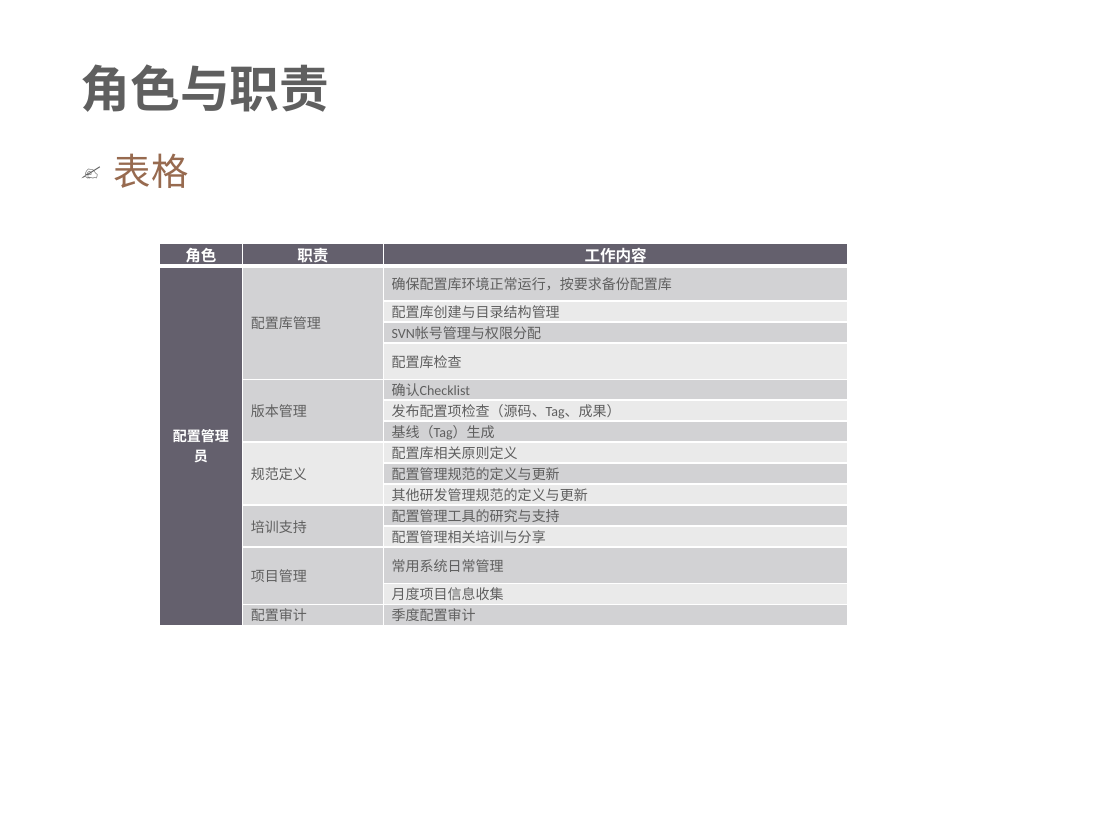
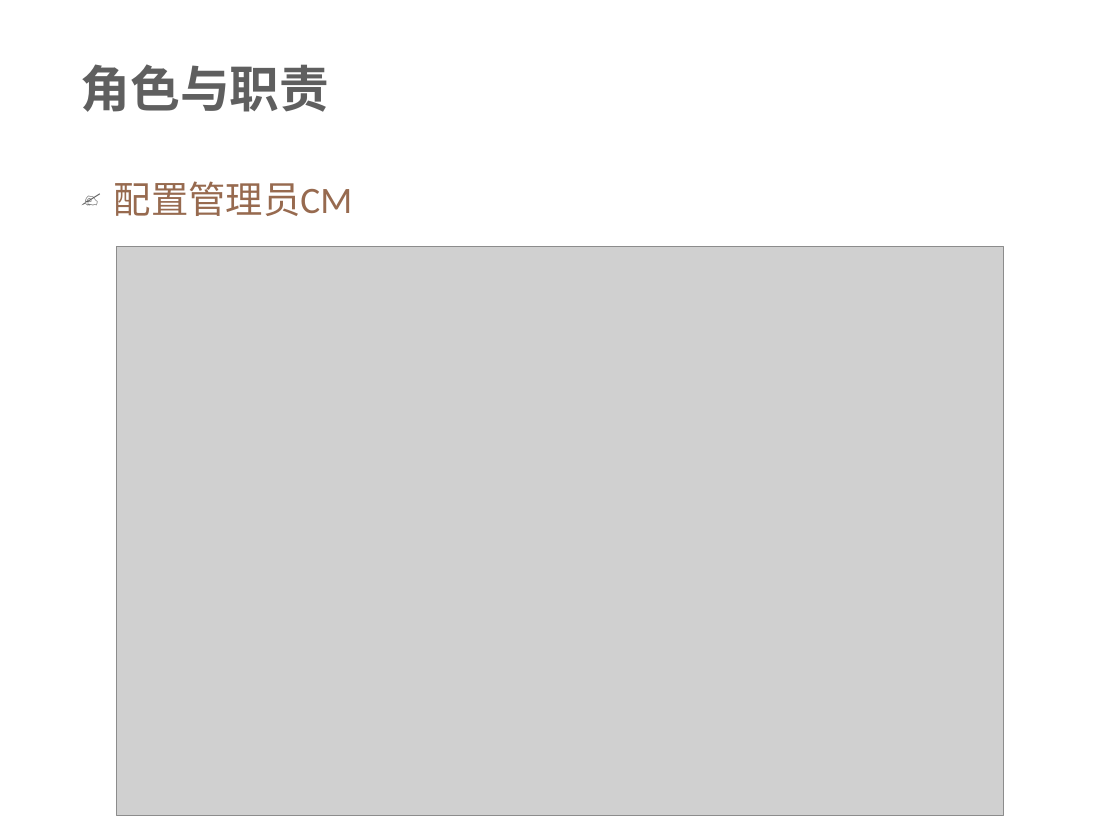
Before and after one commit to xianmomo/demo, a slide deck: slide 5 of 新员工入职指引/配置管理规范及要求.pptx. Drawn at 1120x840 pixels with LibreOffice and Linux fonts; fonts in the diff are those of the drawing; grey boxes stand for pictures; background and template pictures are left out. Boxes give left, top, right and bottom in pixels: in the first picture for what was removed or moved away, otherwise in the second. Text is boxed around its words. In the diff, an @@ line names an element or a change of style, - is before the commit and + after.

```diff
--- a/新员工入职指引/配置管理规范及要求.pptx
+++ b/新员工入职指引/配置管理规范及要求.pptx
@@ text at [114, 181, 352, 216]: text changed @@
-✍ 表格
+✍ 配置管理员CM
@@ picture added at [116, 246, 1004, 815] @@
@@ table removed at [159, 244, 848, 625], 16 rows, 3 columns @@
-角色 | 职责 | 工作内容
-配置管理员 | 配置库管理 | 确保配置库环境正常运行，按要求备份配置库
- |  | 配置库创建与目录结构管理
- |  | SVN帐号管理与权限分配
- |  | 配置库检查
- | 版本管理 | 确认Checklist
- |  | 发布配置项检查（源码、Tag、成果）
- |  | 基线（Tag）生成
- | 规范定义 | 配置库相关原则定义
- |  | 配置管理规范的定义与更新
- |  | 其他研发管理规范的定义与更新
- | 培训支持 | 配置管理工具的研究与支持
- |  | 配置管理相关培训与分享
- | 项目管理 | 常用系统日常管理
- |  | 月度项目信息收集
- | 配置审计 | 季度配置审计
```
Also in this commit, not shown: 12 other slides changed, 8 slides added, 7 slides removed, 4 other files.
